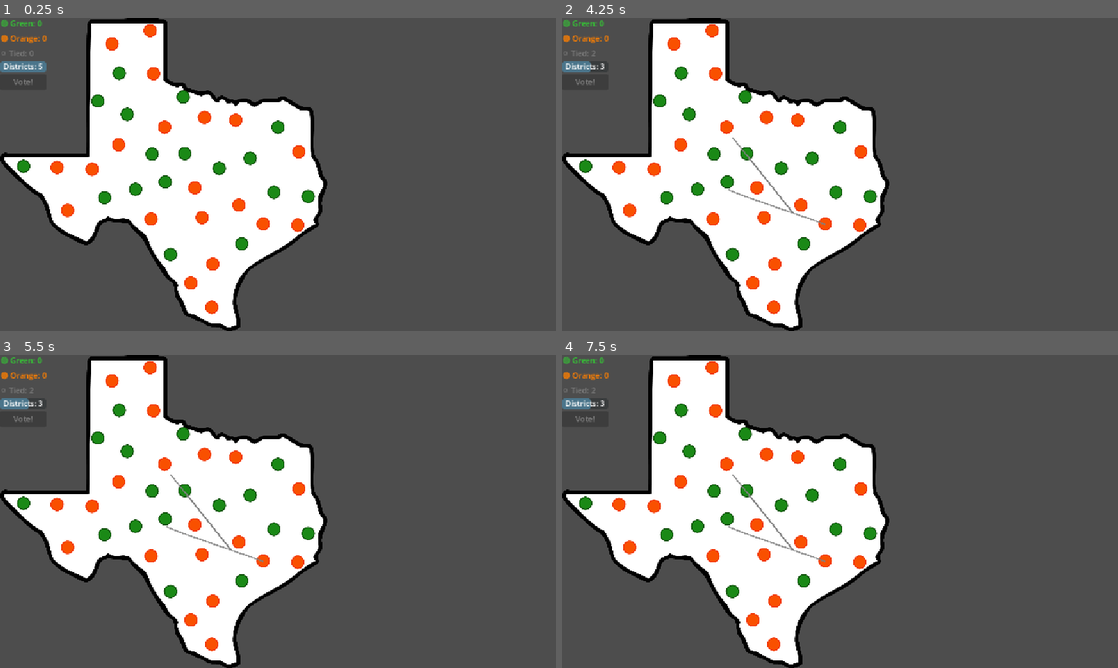
Above: before the commit, frames 1-4 (two rows, left to right).
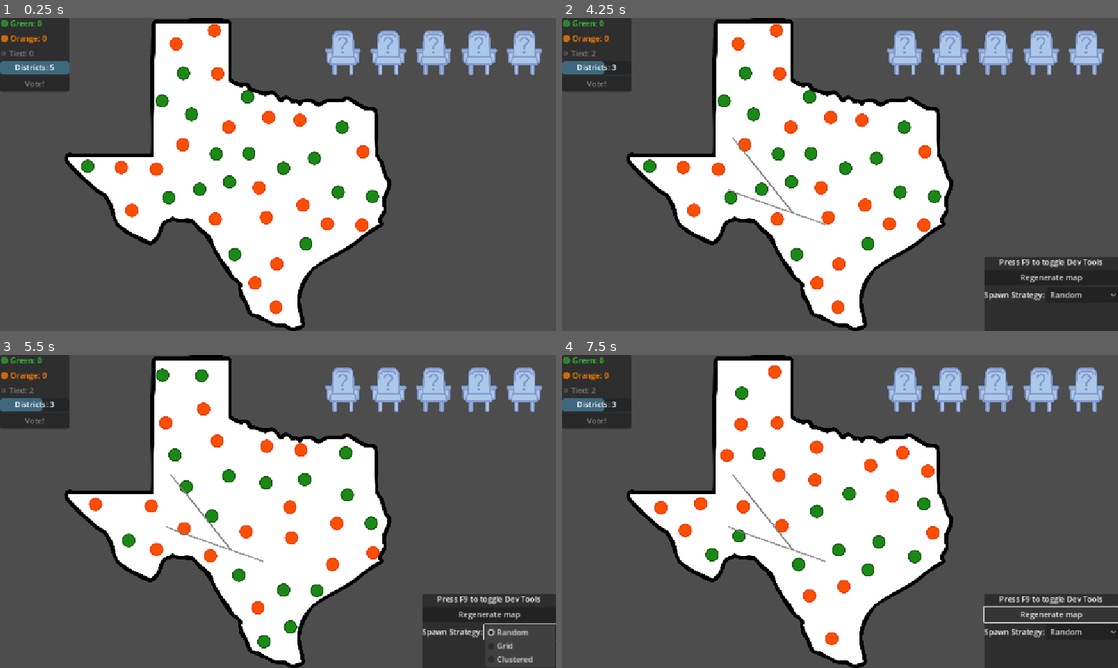
Above: after the commit, the same moments.

Repository: Luke9389/TEXAS
Game: Godot game, scene res://scenes/main/main.tscn
Same seed, same stepped clock (60 frames per second), same inputs: the game is played once before the commit and once after it.
Inputs (mouse positions are in pixels of both pictures, inside the frame that each line leads up to):
- Up to frame 1 (0.25 s): no input
- Up to frame 2 (4.25 s): tap Enter at 0.5, 2.75 s; move the mouse to (962, 158) at 0.52 s; click (962, 158) at 0.67 s; tap Space at 1.25 s; drag from (728, 190) to (823, 224) at 1.27 s; move the mouse to (895, 105) at 2.02 s; click (895, 105) at 2.17 s; drag from (812, 237) to (678, 74) at 2.77 s; move the mouse to (1006, 221) at 3.52 s; click (1006, 221) at 3.67 s; tap Escape (toggle_dev_tools, bound only after the commit) at 4.15 s
- Up to frame 3 (5.5 s): click (489, 614) at 4.25 s, where only the run after the commit has a clickable "Regenerate map"; click (522, 630) at 5 s, where only the run after the commit has a clickable "Random"
- Up to frame 4 (7.5 s): click (1051, 614) at 5.75 s, where only the run after the commit has a clickable "Regenerate map"; click (1084, 630) at 6.5 s, where only the run after the commit has a clickable "Random"; click (1051, 614) at 7.25 s, where only the run after the commit has a clickable "Regenerate map"

The runs differ from the first frame. In frame 1, 33% of the frame differs, in the area x 0-98%, y 0-100%; in frame 2, 38%, in the area x 0-100%, y 0-100%; in frame 3, 37%; in frame 4, 37%.
Error after the commit: Invalid call. Nonexistent function 'remove_district' in base 'Node2D (DistrictManager)'. (res://scenes/main/dev_tools_manager.gd:26)

Commit message:
show house seats and runoff elections

Diff:
--- a/project.godot
+++ b/project.godot
@@ -18,3 +18,11 @@
 [display]
 
 window/stretch/mode="canvas_items"
+
+[input]
+
+toggle_dev_tools={
+"deadzone": 0.2,
+"events": [Object(InputEventKey,"resource_local_to_scene":false,"resource_name":"","device":-1,"window_id":0,"alt_pressed":false,"shift_pressed":false,"ctrl_pressed":false,"meta_pressed":false,"pressed":false,"keycode":0,"physical_keycode":4194305,"key_label":0,"unicode":0,"location":0,"echo":false,"script":null)
+]
+}
--- a/scenes/district/district_area.gd
+++ b/scenes/district/district_area.gd
@@ -18,6 +18,8 @@
 var contained_pips: Array[PipArea] = []
 var district_manager: Node2D = null
 var currently_enclosed_pips: Array[PipArea] = []
+var post_voting_party: PipArea.Party = PipArea.Party.NONE
+var has_voted: bool = false
 
 var line_2d: Line2D
 var polygon_2d: Polygon2D
@@ -284,5 +286,17 @@
 		voting_tween.kill()
 		voting_tween = null
 
-	# Restore normal colors
+	# If we've voted, keep the post-voting colors
+	# Otherwise restore normal colors
+	if not has_voted:
+		update_district_colors()
+
+func set_post_voting_party(party: PipArea.Party):
+	post_voting_party = party
+	has_voted = true
+	_apply_colors_for_party(party)
+
+func reset_voting_state():
+	has_voted = false
+	post_voting_party = PipArea.Party.NONE
 	update_district_colors()
--- /dev/null
+++ b/scenes/main/dev_tools_manager.gd
@@ -0,0 +1,67 @@
+class_name DevToolsManager
+extends Node
+
+@export var district_manager: DistrictManager
+@export var pip_spawner: PipSpawner
+@export var district_counter_ui: DistrictCounterUI
+
+var current_strategy: String = "Random"
+
+func _ready() -> void:
+	print("[DevTools] Manager initialized")
+
+func regenerate_map() -> void:
+	_clear_all_districts()
+	_respawn_pips()
+	_reset_ui()
+	print("[DevTools] Map regenerated with strategy: ", current_strategy)
+
+func _clear_all_districts() -> void:
+	if not district_manager:
+		push_error("[DevTools] DistrictManager not found")
+		return
+
+	var districts = district_manager.get_all_districts()
+	for district in districts:
+		district_manager.remove_district(district)
+
+	print("[DevTools] Cleared ", districts.size(), " districts")
+
+func _respawn_pips() -> void:
+	if not pip_spawner:
+		push_error("[DevTools] PipSpawner not found")
+		return
+
+	pip_spawner.clear_pips()
+
+	var strategy = _get_strategy_for_name(current_strategy)
+	if strategy:
+		pip_spawner.spawn_strategy = strategy
+		pip_spawner.spawn_pips()
+		print("[DevTools] Spawned pips using ", current_strategy, " strategy")
+	else:
+		push_error("[DevTools] Invalid strategy: ", current_strategy)
+
+func _get_strategy_for_name(strategy_name: String) -> SpawnStrategy:
+	match strategy_name:
+		"Random":
+			return RandomSpawnStrategy.new()
+		"Grid":
+			return GridSpawnStrategy.new()
+		"Clustered":
+			return ClusteredSpawnStrategy.new()
+		_:
+			return RandomSpawnStrategy.new()
+
+func _reset_ui() -> void:
+	if not district_counter_ui:
+		push_error("[DevTools] DistrictCounterUI not found")
+		return
+
+	district_counter_ui.reset_counters()
+	print("[DevTools] UI counters reset")
+
+func set_spawn_strategy(strategy_name: String) -> void:
+	current_strategy = strategy_name
+	print("[DevTools] Strategy set to: ", strategy_name)
+	regenerate_map()
--- /dev/null
+++ b/scenes/main/dev_tools_ui.gd
@@ -0,0 +1,56 @@
+class_name DevToolsUI
+extends Control
+
+@export var dev_tools_manager: DevToolsManager
+
+var dev_mode_visible: bool = false
+
+@onready var panel: Panel = $Panel
+@onready var regenerate_button: Button = $Panel/VBoxContainer/RegenerateButton
+@onready var strategy_option: OptionButton = $Panel/VBoxContainer/StrategyContainer/StrategyOption
+@onready var toggle_label: Label = $Panel/VBoxContainer/ToggleLabel
+
+func _ready() -> void:
+	visible = false
+	_setup_ui()
+	_connect_signals()
+
+func _setup_ui() -> void:
+	strategy_option.clear()
+	strategy_option.add_item("Random")
+	strategy_option.add_item("Grid")
+	strategy_option.add_item("Clustered")
+	strategy_option.selected = 0
+
+	toggle_label.text = "Press F9 to toggle Dev Tools"
+
+func _connect_signals() -> void:
+	regenerate_button.pressed.connect(_on_regenerate_pressed)
+	strategy_option.item_selected.connect(_on_strategy_selected)
+
+func _input(event: InputEvent) -> void:
+	if event.is_action_pressed("toggle_dev_tools"):
+		toggle_visibility()
+
+func toggle_visibility() -> void:
+	dev_mode_visible = !dev_mode_visible
+	visible = dev_mode_visible
+
+	if dev_mode_visible:
+		print("[DevTools] Opened")
+	else:
+		print("[DevTools] Closed")
+
+func _on_regenerate_pressed() -> void:
+	if dev_tools_manager:
+		dev_tools_manager.regenerate_map()
+		print("[DevTools] Map regenerated")
+
+func _on_strategy_selected(index: int) -> void:
+	if dev_tools_manager:
+		var strategy_name: String = strategy_option.get_item_text(index)
+		dev_tools_manager.set_spawn_strategy(strategy_name)
+		print("[DevTools] Spawn strategy changed to: ", strategy_name)
+
+func get_current_strategy() -> String:
+	return strategy_option.get_item_text(strategy_option.selected)
--- a/scenes/main/district_counter_ui.gd
+++ b/scenes/main/district_counter_ui.gd
@@ -15,8 +15,10 @@
 @export var districts_label: Label
 @export var vote_button: Button
 @export var district_manager_path: NodePath = "../DistrictManager"
+@export var house_seats_ui_path: NodePath = "../HouseSeatsUI"
 
 var district_manager: DistrictManager
+var house_seats_ui: HouseSeatsUI
 
 func _ready():
 	# Find the district manager in the scene
@@ -25,6 +27,13 @@
 
 	if not district_manager:
 		push_warning("DistrictCounterUI: Could not find DistrictManager at path: " + str(district_manager_path))
+
+	# Find the house seats UI
+	if house_seats_ui_path:
+		house_seats_ui = get_node_or_null(house_seats_ui_path) as HouseSeatsUI
+
+	if not house_seats_ui:
+		push_warning("DistrictCounterUI: Could not find HouseSeatsUI at path: " + str(house_seats_ui_path))
 
 	if district_manager:
 		district_manager.district_created.connect(_on_district_created)
@@ -202,7 +211,12 @@
 		_finish_voting()
 		return
 
-	# Process each district sequentially
+	var round_number = 1
+	var tied_districts: Array[DistrictArea] = []
+
+	print("=== ROUND ", round_number, ": General Election ===")
+
+	# Process each district sequentially in the first round
 	for i in range(districts.size()):
 		var district = districts[i]
 		print("Starting voting for district ", i + 1)
@@ -212,16 +226,65 @@
 			await get_tree().create_timer(VOTING_DISTRICT_DELAY).timeout
 
 		# Animate pips in this district
-		await _animate_district_voting(district)
+		var winning_party = await _animate_district_voting(district)
+
+		# Check if this district tied
+		if winning_party == PipArea.Party.NONE:
+			tied_districts.append(district)
+
+	# Keep running runoff rounds until no ties remain
+	while not tied_districts.is_empty():
+		round_number += 1
+		print("=== ROUND ", round_number, ": Runoff Elections ===")
+		print("Found ", tied_districts.size(), " tied districts, starting runoff round ", round_number - 1, "...")
+
+		# Update vote button text to show current runoff round
+		if vote_button:
+			if round_number == 2:
+				vote_button.text = "Runoff Election..."
+			else:
+				vote_button.text = "Runoff Round " + str(round_number - 1) + "..."
+
+		# Wait a bit before starting runoffs
+		await get_tree().create_timer(VOTING_DISTRICT_DELAY * 2).timeout
+
+		var still_tied_districts: Array[DistrictArea] = []
+
+		# Process each tied district
+		for i in range(tied_districts.size()):
+			var district = tied_districts[i]
+			print("Starting runoff election for tied district")
+
+			# Wait between runoff districts
+			if i > 0:
+				await get_tree().create_timer(VOTING_DISTRICT_DELAY).timeout
+
+			# Run the voting again for this tied district
+			var winning_party = await _animate_district_voting(district)
+
+			# If still tied, add to next round
+			if winning_party == PipArea.Party.NONE:
+				still_tied_districts.append(district)
+				print("District still tied after round ", round_number, ", will continue to next round")
+			else:
+				print("District resolved in round ", round_number, ", winner: ", winning_party)
+
+		# Update tied districts list for potential next round
+		tied_districts = still_tied_districts
 
 	# All districts done
+	print("All districts resolved after ", round_number, " rounds!")
 	_finish_voting()
 
 # Animate voting for pips in a single district
-func _animate_district_voting(district: DistrictArea):
+func _animate_district_voting(district: DistrictArea) -> PipArea.Party:
 	# Set the district to voting state (blue flashing)
 	if district.has_method("set_voting_state"):
 		district.set_voting_state(true)
+
+	# Notify house seats UI that this district is being voted on
+	if house_seats_ui:
+		house_seats_ui.start_voting_for_district(district)
 
 	var green_votes = 0
 	var orange_votes = 0
@@ -259,9 +322,17 @@
 	# Stop the voting animation and update district colors based on actual votes
 	if district.has_method("set_voting_state"):
 		district.set_voting_state(false)
-	district._apply_colors_for_party(winning_party)
+
+	# Set the post-voting party so colors persist
+	if district.has_method("set_post_voting_party"):
+		district.set_post_voting_party(winning_party)
+
+	# Update the house seat immediately after this district finishes voting
+	if house_seats_ui:
+		house_seats_ui.finish_voting_for_district(district, winning_party)
 
 	print("District voted - Green: ", green_votes, " Orange: ", orange_votes, " Winner: ", winning_party)
+	return winning_party
 
 # Finish the voting process
 func _finish_voting():
@@ -290,8 +361,24 @@
 	for pip in all_pips:
 		pip.reset_voting()
 
+	# Also reset voting state for all districts
+	var all_districts = district_manager.get_all_districts()
+	for district in all_districts:
+		if district.has_method("reset_voting_state"):
+			district.reset_voting_state()
+
 # Reset vote button when districts change so user can vote again
 func _reset_vote_button_after_district_change():
 	if vote_button:
 		vote_button.text = "Vote!"
 		# Button state will be handled by _update_vote_button_state()
+
+func reset_counters():
+	update_district_counts()
+	_update_vote_button_state()
+	_reset_vote_button_after_district_change()
+	_reset_all_pip_voting()
+
+	# Reset house seats
+	if house_seats_ui:
+		house_seats_ui.reset_seats()
--- a/scenes/main/district_input_handler.gd
+++ b/scenes/main/district_input_handler.gd
@@ -17,7 +17,7 @@
 	if not district_manager:
 		push_error("DistrictInputHandler: Could not find DistrictManager at path: " + str(district_manager_path))
 
-func _input(event):
+func _unhandled_input(event: InputEvent) -> void:
 	if not district_manager:
 		return
 
--- a/scenes/main/district_manager.gd
+++ b/scenes/main/district_manager.gd
@@ -17,6 +17,7 @@
 signal district_created(district: DistrictArea)
 signal district_deleted(district: DistrictArea)
 signal district_limit_reached()
+signal districts_cleared()
 
 func _ready():
 	# Find the Texas boundary
@@ -50,6 +51,7 @@
 	for district in all_districts:
 		district.queue_free()
 	all_districts.clear()
+	districts_cleared.emit()
 
 
 func delete_district(district: DistrictArea):
--- /dev/null
+++ b/scenes/main/house_seats_ui.gd
@@ -0,0 +1,207 @@
+class_name HouseSeatsUI
+extends Control
+
+@export var district_manager_path: NodePath = "../../GameplayManagement/DistrictManager"
+@export var district_counter_ui_path: NodePath = "../DistrictCounterUI"
+
+@export var blue_chair_texture: Texture2D = preload("res://assets/blue-chair@4x.png")
+@export var green_chair_texture: Texture2D = preload("res://assets/green-chair@4x.png")
+@export var orange_chair_texture: Texture2D = preload("res://assets/orange-chair@4x.png")
+
+var district_manager: DistrictManager
+var district_counter_ui: DistrictCounterUI
+var seat_textures: Array[TextureRect] = []
+var district_to_seat_map: Dictionary = {}
+
+func _ready():
+	_find_dependencies()
+	_collect_seat_nodes()
+	_connect_signals()
+	_initialize_seats()
+
+func _find_dependencies():
+	if district_manager_path:
+		district_manager = get_node_or_null(district_manager_path) as DistrictManager
+
+	if district_counter_ui_path:
+		district_counter_ui = get_node_or_null(district_counter_ui_path) as DistrictCounterUI
+
+	if not district_manager:
+		push_warning("HouseSeatsUI: Could not find DistrictManager at path: " + str(district_manager_path))
+
+	if not district_counter_ui:
+		push_warning("HouseSeatsUI: Could not find DistrictCounterUI at path: " + str(district_counter_ui_path))
+
+func _collect_seat_nodes():
+	var container = $HBoxContainer
+	if not container:
+		push_error("HouseSeatsUI: Could not find HBoxContainer")
+		return
+
+	for child in container.get_children():
+		if child is TextureRect:
+			seat_textures.append(child)
+
+	print("HouseSeatsUI: Found ", seat_textures.size(), " seat nodes")
+
+func _connect_signals():
+	if district_manager:
+		district_manager.district_created.connect(_on_district_created)
+		district_manager.district_deleted.connect(_on_district_deleted)
+		district_manager.districts_cleared.connect(_on_districts_cleared)
+
+func _initialize_seats():
+	for seat in seat_textures:
+		seat.texture = blue_chair_texture
+		seat.modulate = Color.WHITE
+
+func _on_district_created(district: DistrictArea):
+	_update_seat_for_district(district)
+
+func _on_district_deleted(district: DistrictArea):
+	if district in district_to_seat_map:
+		var seat_index = district_to_seat_map[district]
+		if seat_index < seat_textures.size():
+			seat_textures[seat_index].texture = blue_chair_texture
+			seat_textures[seat_index].modulate = Color.WHITE
+		district_to_seat_map.erase(district)
+
+	_reassign_all_seats()
+
+func _on_districts_cleared():
+	district_to_seat_map.clear()
+	_initialize_seats()
+
+func _update_seat_for_district(district: DistrictArea):
+	var seat_index = _get_next_available_seat_index()
+	if seat_index == -1:
+		return
+
+	district_to_seat_map[district] = seat_index
+
+	var party = _get_district_party(district)
+	_set_seat_texture_for_party(seat_index, party)
+
+func _get_next_available_seat_index() -> int:
+	var used_indices = district_to_seat_map.values()
+	for i in range(seat_textures.size()):
+		if i not in used_indices:
+			return i
+	return -1
+
+func _get_district_party(district: DistrictArea) -> PipArea.Party:
+	if district.has_method("get_winning_party"):
+		return district.get_winning_party()
+	return PipArea.Party.NONE
+
+func _set_seat_texture_for_party(seat_index: int, party: PipArea.Party):
+	if seat_index < 0 or seat_index >= seat_textures.size():
+		return
+
+	var seat = seat_textures[seat_index]
+
+	match party:
+		PipArea.Party.GREEN:
+			seat.texture = green_chair_texture
+		PipArea.Party.ORANGE:
+			seat.texture = orange_chair_texture
+		_:
+			seat.texture = blue_chair_texture
+
+	seat.modulate = Color.WHITE
+
+func _reassign_all_seats():
+	district_to_seat_map.clear()
+	_initialize_seats()
+
+	if not district_manager:
+		return
+
+	var districts = district_manager.get_all_districts()
+	for district in districts:
+		_update_seat_for_district(district)
+
+func start_voting_for_district(district: DistrictArea):
+	var seat_index = _get_seat_index_for_district(district)
+	if seat_index != -1:
+		_animate_seat_voting(seat_index)
+
+func finish_voting_for_district(district: DistrictArea, winning_party: PipArea.Party):
+	var seat_index = _get_seat_index_for_district(district)
+	if seat_index != -1:
+		_stop_seat_animation(seat_index)
+		_set_seat_texture_for_party(seat_index, winning_party)
+
+func _get_seat_index_for_district(district: DistrictArea) -> int:
+	if district in district_to_seat_map:
+		return district_to_seat_map[district]
+
+	# If not in map, try to find by order
+	var districts = district_manager.get_all_districts()
+	for i in range(districts.size()):
+		if districts[i] == district:
+			return i
+	return -1
+
+func _animate_seat_voting(seat_index: int):
+	if seat_index < 0 or seat_index >= seat_textures.size():
+		return
+
+	var seat = seat_textures[seat_index]
+
+	# Create pulsing brightness animation
+	var tween = create_tween()
+	tween.set_loops()
+	tween.tween_property(seat, "modulate", Color(1.5, 1.5, 1.5), 0.3)
+	tween.tween_property(seat, "modulate", Color(1.2, 1.2, 1.2), 0.3)
+
+	# Store tween reference so we can stop it later
+	seat.set_meta("voting_tween", tween)
+
+func _stop_seat_animation(seat_index: int):
+	if seat_index < 0 or seat_index >= seat_textures.size():
+		return
+
+	var seat = seat_textures[seat_index]
+
+	# Stop the tween
+	if seat.has_meta("voting_tween"):
+		var tween = seat.get_meta("voting_tween")
+		if tween and is_instance_valid(tween):
+			tween.kill()
+		seat.remove_meta("voting_tween")
+
+	# Reset modulate
+	seat.modulate = Color.WHITE
+
+func update_seats_after_voting():
+	if not district_manager:
+		return
+
+	var districts = district_manager.get_all_districts()
+	for i in range(min(districts.size(), seat_textures.size())):
+		var district = districts[i]
+		var party = _get_district_party_after_voting(district)
+		_set_seat_texture_for_party(i, party)
+
+func _get_district_party_after_voting(district: DistrictArea) -> PipArea.Party:
+	var green_votes = 0
+	var orange_votes = 0
+
+	for pip in district.contained_pips:
+		if pip.vote_status == pip.VoteStatus.VOTED:
+			if pip.party == PipArea.Party.GREEN:
+				green_votes += 1
+			elif pip.party == PipArea.Party.ORANGE:
+				orange_votes += 1
+
+	if green_votes > orange_votes:
+		return PipArea.Party.GREEN
+	elif orange_votes > green_votes:
+		return PipArea.Party.ORANGE
+	else:
+		return PipArea.Party.NONE
+
+func reset_seats():
+	district_to_seat_map.clear()
+	_initialize_seats()
--- a/scenes/main/main.tscn
+++ b/scenes/main/main.tscn
@@ -6,12 +6,17 @@
 [ext_resource type="Script" uid="uid://bhrajnufn15jh" path="res://scenes/main/district_manager.gd" id="4_district_manager"]
 [ext_resource type="Script" uid="uid://bxv1kn5n2057n" path="res://scenes/main/district_input_handler.gd" id="5_7mycd"]
 [ext_resource type="Script" uid="uid://clpmpt7xdvrdt" path="res://scenes/main/district_counter_ui.gd" id="5_lquwl"]
+[ext_resource type="Script" uid="uid://cu8ys35kxddnp" path="res://scenes/main/house_seats_ui.gd" id="7_a8run"]
+[ext_resource type="Texture2D" uid="uid://cp4h8wy2gfjrg" path="res://assets/blue-chair@4x.png" id="7_b1x3f"]
+[ext_resource type="Script" uid="uid://dt0003l2g0ygw" path="res://scenes/main/dev_tools_ui.gd" id="7_yyfjg"]
+[ext_resource type="Script" uid="uid://b3yjpn256rhru" path="res://scenes/main/dev_tools_manager.gd" id="8_b1x3f"]
 
 [node name="Main" type="Node"]
 
 [node name="Geography" type="Node2D" parent="."]
 
 [node name="TEXAS" parent="Geography" instance=ExtResource("1_lquwl")]
+position = Vector2(133, 0)
 
 [node name="GameplayManagement" type="Node2D" parent="."]
 
@@ -29,15 +34,18 @@
 
 [node name="UserInterface" type="Control" parent="."]
 layout_mode = 3
-anchors_preset = 0
-offset_right = 40.0
-offset_bottom = 40.0
+anchors_preset = 15
+anchor_right = 1.0
+anchor_bottom = 1.0
+grow_horizontal = 2
+grow_vertical = 2
+mouse_filter = 2
 
 [node name="DistrictCounterUI" type="Control" parent="UserInterface" node_paths=PackedStringArray("green_label", "orange_label", "gray_label", "districts_progress", "districts_label", "vote_button")]
 layout_mode = 3
 anchors_preset = 0
-offset_right = 40.0
-offset_bottom = 40.0
+offset_right = 143.0
+offset_bottom = 152.0
 script = ExtResource("5_lquwl")
 green_label = NodePath("VBoxContainer/GreenLabel")
 orange_label = NodePath("VBoxContainer/OrangeLabel")
@@ -47,10 +55,21 @@
 vote_button = NodePath("VBoxContainer/VoteButton")
 district_manager_path = NodePath("../../GameplayManagement/DistrictManager")
 
+[node name="Panel" type="Panel" parent="UserInterface/DistrictCounterUI"]
+layout_mode = 1
+anchors_preset = 15
+anchor_right = 1.0
+anchor_bottom = 1.0
+grow_horizontal = 2
+grow_vertical = 2
+
 [node name="VBoxContainer" type="VBoxContainer" parent="UserInterface/DistrictCounterUI"]
-layout_mode = 0
-offset_right = 40.0
-offset_bottom = 40.0
+layout_mode = 1
+anchors_preset = 15
+anchor_right = 1.0
+anchor_bottom = 1.0
+grow_horizontal = 2
+grow_vertical = 2
 
 [node name="GreenLabel" type="Label" parent="UserInterface/DistrictCounterUI/VBoxContainer"]
 layout_mode = 2
@@ -75,3 +94,111 @@
 [node name="VoteButton" type="Button" parent="UserInterface/DistrictCounterUI/VBoxContainer"]
 layout_mode = 2
 text = "Vote!"
+
+[node name="HouseSeatsUI" type="Control" parent="UserInterface"]
+layout_mode = 1
+anchors_preset = 1
+anchor_left = 1.0
+anchor_right = 1.0
+offset_left = -481.0
+offset_top = 25.0
+offset_right = -26.0
+offset_bottom = 118.0
+grow_horizontal = 0
+script = ExtResource("7_a8run")
+
+[node name="HBoxContainer" type="HBoxContainer" parent="UserInterface/HouseSeatsUI"]
+layout_mode = 1
+anchors_preset = 15
+anchor_right = 1.0
+anchor_bottom = 1.0
+grow_horizontal = 2
+grow_vertical = 2
+theme_override_constants/separation = 20
+alignment = 1
+
+[node name="HouseSeat" type="TextureRect" parent="UserInterface/HouseSeatsUI/HBoxContainer"]
+layout_mode = 2
+texture = ExtResource("7_b1x3f")
+expand_mode = 3
+stretch_mode = 4
+
+[node name="HouseSeat2" type="TextureRect" parent="UserInterface/HouseSeatsUI/HBoxContainer"]
+layout_mode = 2
+texture = ExtResource("7_b1x3f")
+expand_mode = 3
+stretch_mode = 4
+
+[node name="HouseSeat3" type="TextureRect" parent="UserInterface/HouseSeatsUI/HBoxContainer"]
+layout_mode = 2
+texture = ExtResource("7_b1x3f")
+expand_mode = 3
+stretch_mode = 4
+
+[node name="HouseSeat4" type="TextureRect" parent="UserInterface/HouseSeatsUI/HBoxContainer"]
+layout_mode = 2
+texture = ExtResource("7_b1x3f")
+expand_mode = 3
+stretch_mode = 4
+
+[node name="HouseSeat5" type="TextureRect" parent="UserInterface/HouseSeatsUI/HBoxContainer"]
+layout_mode = 2
+texture = ExtResource("7_b1x3f")
+expand_mode = 3
+stretch_mode = 4
+
+[node name="DevTools" type="Control" parent="." node_paths=PackedStringArray("dev_tools_manager")]
+layout_mode = 3
+anchors_preset = 3
+anchor_left = 1.0
+anchor_top = 1.0
+anchor_right = 1.0
+anchor_bottom = 1.0
+offset_left = -278.0
+offset_top = -154.0
+grow_horizontal = 0
+grow_vertical = 0
+script = ExtResource("7_yyfjg")
+dev_tools_manager = NodePath("../DevToolsManager")
+
+[node name="Panel" type="Panel" parent="DevTools"]
+layout_mode = 1
+anchors_preset = 15
+anchor_right = 1.0
+anchor_bottom = 1.0
+grow_horizontal = 2
+grow_vertical = 2
+
+[node name="VBoxContainer" type="VBoxContainer" parent="DevTools/Panel"]
+layout_mode = 1
+anchors_preset = 15
+anchor_right = 1.0
+anchor_bottom = 1.0
+grow_horizontal = 2
+grow_vertical = 2
+
+[node name="ToggleLabel" type="Label" parent="DevTools/Panel/VBoxContainer"]
+layout_mode = 2
+text = "Dev Tools (esc)"
+horizontal_alignment = 1
+
+[node name="RegenerateButton" type="Button" parent="DevTools/Panel/VBoxContainer"]
+layout_mode = 2
+text = "Regenerate map"
+
+[node name="StrategyContainer" type="HBoxContainer" parent="DevTools/Panel/VBoxContainer"]
+layout_mode = 2
+
+[node name="Label" type="Label" parent="DevTools/Panel/VBoxContainer/StrategyContainer"]
+layout_mode = 2
+text = "Spawn Strategy:"
+
+[node name="StrategyOption" type="OptionButton" parent="DevTools/Panel/VBoxContainer/StrategyContainer"]
+layout_mode = 2
+size_flags_horizontal = 3
+
+[node name="DevToolsManager" type="Node" parent="." node_paths=PackedStringArray("district_manager", "pip_spawner", "district_counter_ui")]
+script = ExtResource("8_b1x3f")
+district_manager = NodePath("../GameplayManagement/DistrictManager")
+pip_spawner = NodePath("../GameplayManagement/PipSpawner")
+district_counter_ui = NodePath("../UserInterface/DistrictCounterUI")
--- a/scenes/main/pip_spawner.gd
+++ b/scenes/main/pip_spawner.gd
@@ -86,11 +86,14 @@
 func get_all_spawned_pips() -> Array[PipArea]:
 	return spawned_pips
 
-func clear_all_pips():
+func clear_pips():
 	for pip in spawned_pips:
 		if is_instance_valid(pip):
 			pip.queue_free()
 	spawned_pips.clear()
+
+func clear_all_pips():
+	clear_pips()
 
 func respawn_pips():
 	clear_all_pips()
Binary file added: assets/blue-chair@4x.png
Not shown, added: assets/blue-chair@4x.png.import
Binary file added: assets/green-chair@4x.png
Not shown, added: assets/green-chair@4x.png.import
Binary file added: assets/orange-chair@4x.png
Not shown, added: assets/orange-chair@4x.png.import
Not shown, added: scenes/main/dev_tools_manager.gd.uid
Not shown, added: scenes/main/dev_tools_ui.gd.uid
Not shown, added: scenes/main/house_seats_ui.gd.uid
Not shown: 1 places in scenes/main/main.tscn that only renumber resources
